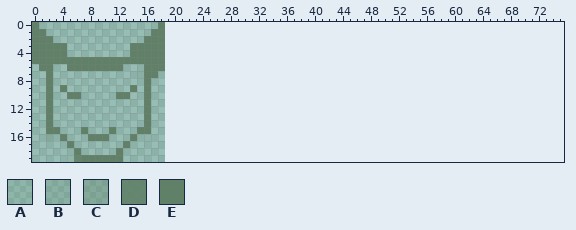
Sprite sheet: SpaceInvaders/GameData/Textures/drone.png. Above: the version before the commit.
The file is 19x20 pixels. Pixels under 10% opacity are left out. Colours within 5 levels of each other are drawn and written as one. The old version is drawn lined up with the new one, on the new canvas.
Palette (. is transparent): A #60806826  B #60806839  C #60806855  D #608068e6  E #608068
And afterwards:
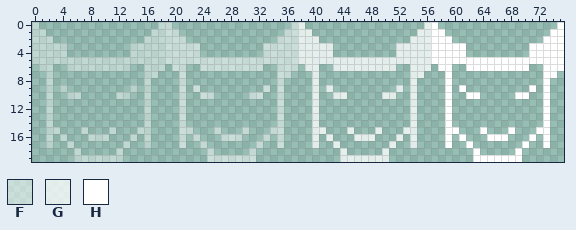
Colours new in this view: F #ffffff80  G #ffffffc0  H #ffffff
Changes in this commit:
canvas 19x20 -> 76x20
Colour E changes from #608068 to #ffffff66.
There is now colour E in row 6 at x 13; in row 17 at x 2 and 16.
The edit turns colour A into colour E in row 16 at x 16.
The edit turns colour C into colour E in row 16 at x 2.
The edit turns colour D into colour E in row 19 at x 6.
There is now colour F in row 0 at x 19 and 37; in row 1 at x 19 to 20 and 36 to 37; in row 2 at x 19 to 21 and 35 to 37; in rows 3 to 4 at x 19 to 23 and 33 to 37; in row 5 at x 19 to 37; in row 6 at x 20 to 21, 24 to 32 and 35 to 37.
There is now colour F in row 7 at x 21 and 35 to 36; in row 8 at x 21 and 35; in row 9 at x 21, 23, 33 and 35; in row 10 at x 21, 24 to 25, 31 to 32 and 35; in rows 11 to 14 at x 21 and 35; in row 15 at x 21 to 22, 26, 30 and 34 to 35.
There is now colour F in row 16 at x 21, 23, 27 to 29, 33 and 35; in row 17 at x 21, 24, 32 and 35; in row 18 at x 25 and 31; in row 19 at x 25 to 31.
There is now colour G in row 0 at x 38 and 56; in row 1 at x 38 to 39 and 55 to 56; in row 2 at x 38 to 40 and 54 to 56; in rows 3 to 4 at x 38 to 42 and 52 to 56; in row 5 at x 38 to 56; in row 6 at x 39 to 40, 43 to 51 and 54 to 56.
There is now colour G in row 7 at x 40 and 54 to 55; in row 8 at x 40 and 54; in row 9 at x 40, 42, 52 and 54; in row 10 at x 40, 43 to 44, 50 to 51 and 54; in rows 11 to 14 at x 40 and 54; in row 15 at x 40 to 41, 45, 49 and 53 to 54.
There is now colour G in row 16 at x 40, 42, 46 to 48, 52 and 54; in row 17 at x 40, 43, 51 and 54; in row 18 at x 44 and 50; in row 19 at x 44 to 50.
There is now colour H in row 0 at x 57 and 75; in row 1 at x 57 to 58 and 74 to 75; in row 2 at x 57 to 59 and 73 to 75; in rows 3 to 4 at x 57 to 61 and 71 to 75; in row 5 at x 57 to 75; in row 6 at x 58 to 59, 62 to 70 and 73 to 75.
There is now colour H in row 7 at x 59 and 73 to 74; in row 8 at x 59 and 73; in row 9 at x 59, 61, 71 and 73; in row 10 at x 59, 62 to 63, 69 to 70 and 73; in rows 11 to 14 at x 59 and 73; in row 15 at x 59 to 60, 64, 68 and 72 to 73.
There is now colour H in row 16 at x 59, 61, 65 to 67, 71 and 73; in row 17 at x 59, 62, 70 and 73; in row 18 at x 63 and 69; in row 19 at x 63 to 69.
The author cleared colour A in row 19 at x 5.
The author cleared colour B in row 7 at x 15.
